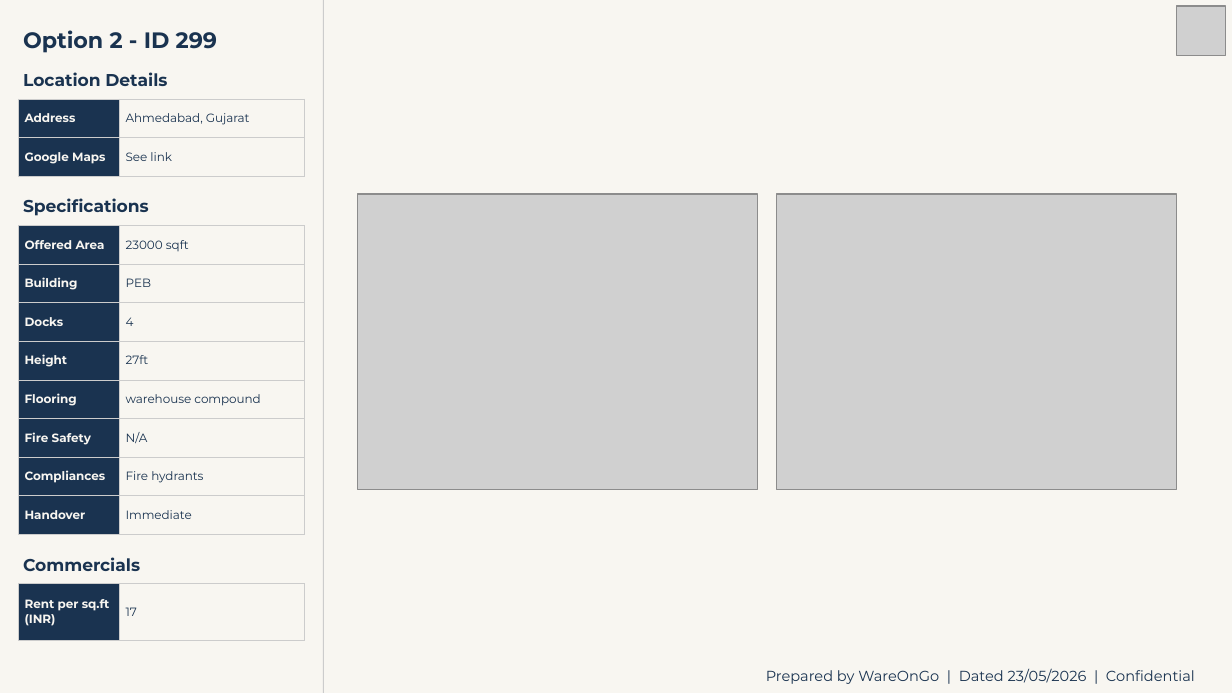
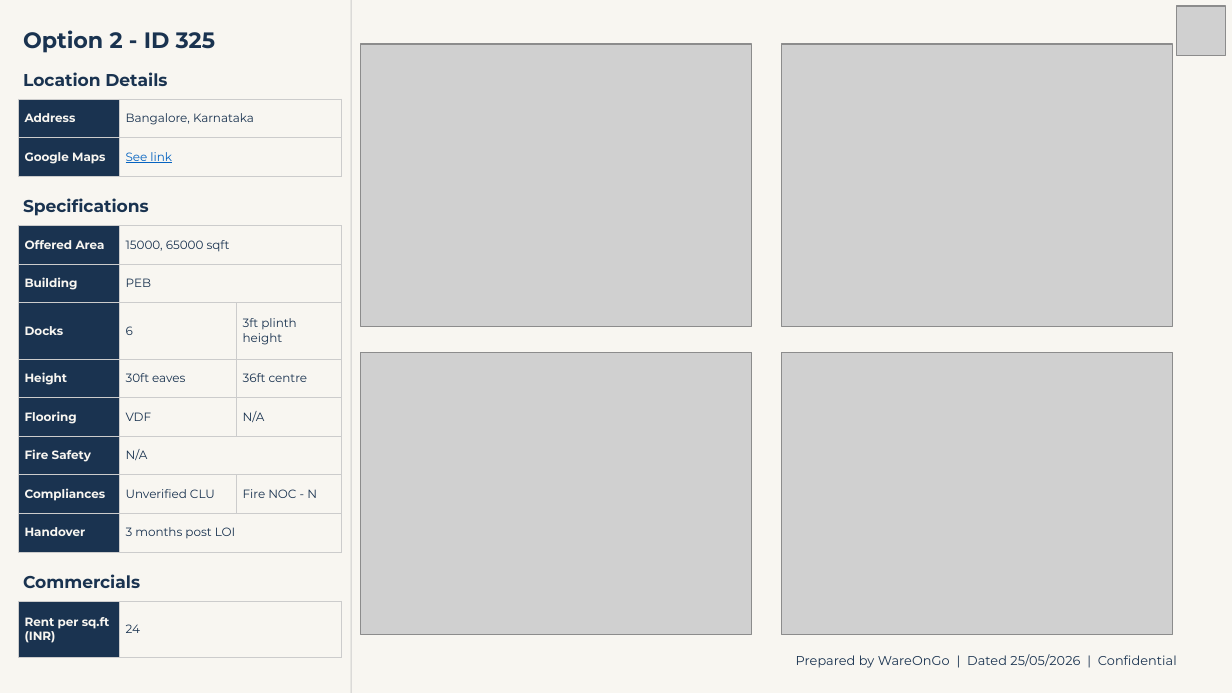
Before and after one commit to WareOnGo/Warehouse-Proposal-Engine, a slide deck: slide 4 of preview-out/preview.pptx. Drawn at 1232x693 pixels with LibreOffice and Linux fonts; fonts in the diff are those of the drawing; grey boxes stand for pictures. Boxes give left, top, right and bottom in pixels: in the first picture for what was removed or moved away, otherwise in the second. Text is boxed around its words. In the diff, an @@ line names an element or a change of style, - is before the commit and + after.

```diff
--- a/preview-out/preview.pptx
+++ b/preview-out/preview.pptx
@@ rectangle: place and size @@
-rectangle at box(0, 0, 323, 692)
+rectangle at box(0, 0, 351, 692)
@@ line moved from (323, 0) - (323, 692) to (351, 0) - (351, 692) @@
@@ text at box(23, 30, 215, 53): text changed @@
-Option 2 - ID 299
+Option 2 - ID 325
@@ picture added at box(361, 44, 753, 326) @@
@@ picture added at box(781, 44, 1173, 326) @@
@@ table at box(18, 99, 341, 222) @@
-row 1, column 2: Ahmedabad, Gujarat
+row 1, column 2: Bangalore, Karnataka
@@ text colour #1A3350 to #0563C1, underline on in "See link" @@
@@ table: place and size @@
-table at box(18, 99, 304, 222)
+table at box(18, 99, 341, 222)
@@ picture removed at box(357, 193, 758, 489) @@
@@ picture removed at box(776, 193, 1177, 489) @@
@@ table at box(18, 225, 341, 543) @@
-row 1, column 2: 23000 sqft
+row 1, column 2: 15000, 65000 sqft
-row 3, column 2: 4
+row 3, column 2: 6
-row 3, column 3: 
+row 3, column 3: 3ft plinth height
-row 4, column 2: 27ft
+row 4, column 2: 30ft eaves
-row 4, column 3: 
+row 4, column 3: 36ft centre
-row 5, column 2: warehouse compound
+row 5, column 2: VDF
-row 5, column 3: 
+row 5, column 3: N/A
-row 7, column 2: Fire hydrants
+row 7, column 2: Unverified CLU
-row 7, column 3: 
+row 7, column 3: Fire NOC - N
-row 8, column 2: Immediate
+row 8, column 2: 3 months post LOI
@@ table: place and size @@
-table at box(18, 225, 304, 523)
+table at box(18, 225, 341, 543)
@@ picture added at box(361, 352, 753, 634) @@
@@ picture added at box(781, 352, 1173, 634) @@
@@ text "Commercials": place and size @@
-text "Commercials" at box(23, 557, 140, 571)
+text "Commercials" at box(23, 574, 140, 588)
@@ table at box(18, 601, 341, 693) @@
-row 1, column 2: 17
+row 1, column 2: 24
@@ table: place and size @@
-table at box(18, 584, 304, 693)
+table at box(18, 601, 341, 693)
@@ text at box(796, 654, 1177, 668): text changed; size 8.5 to 7.5 pt @@
-Prepared by WareOnGo | Dated 23/05/2026 | Confidential
+Prepared by WareOnGo | Dated 25/05/2026 | Confidential
```
Also in this commit, not shown: 5 other slides changed, 1 slide removed, 12 other files.
